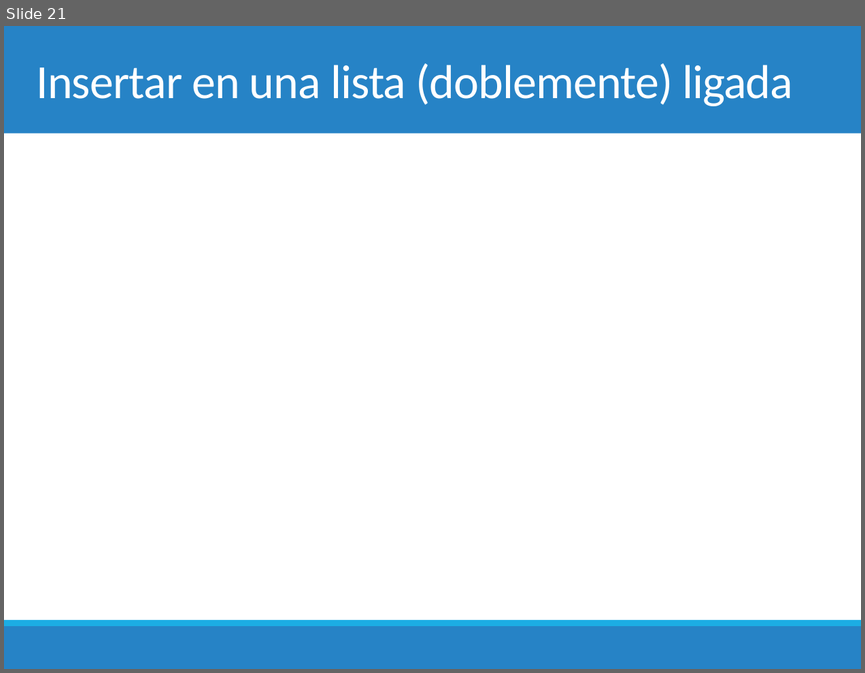
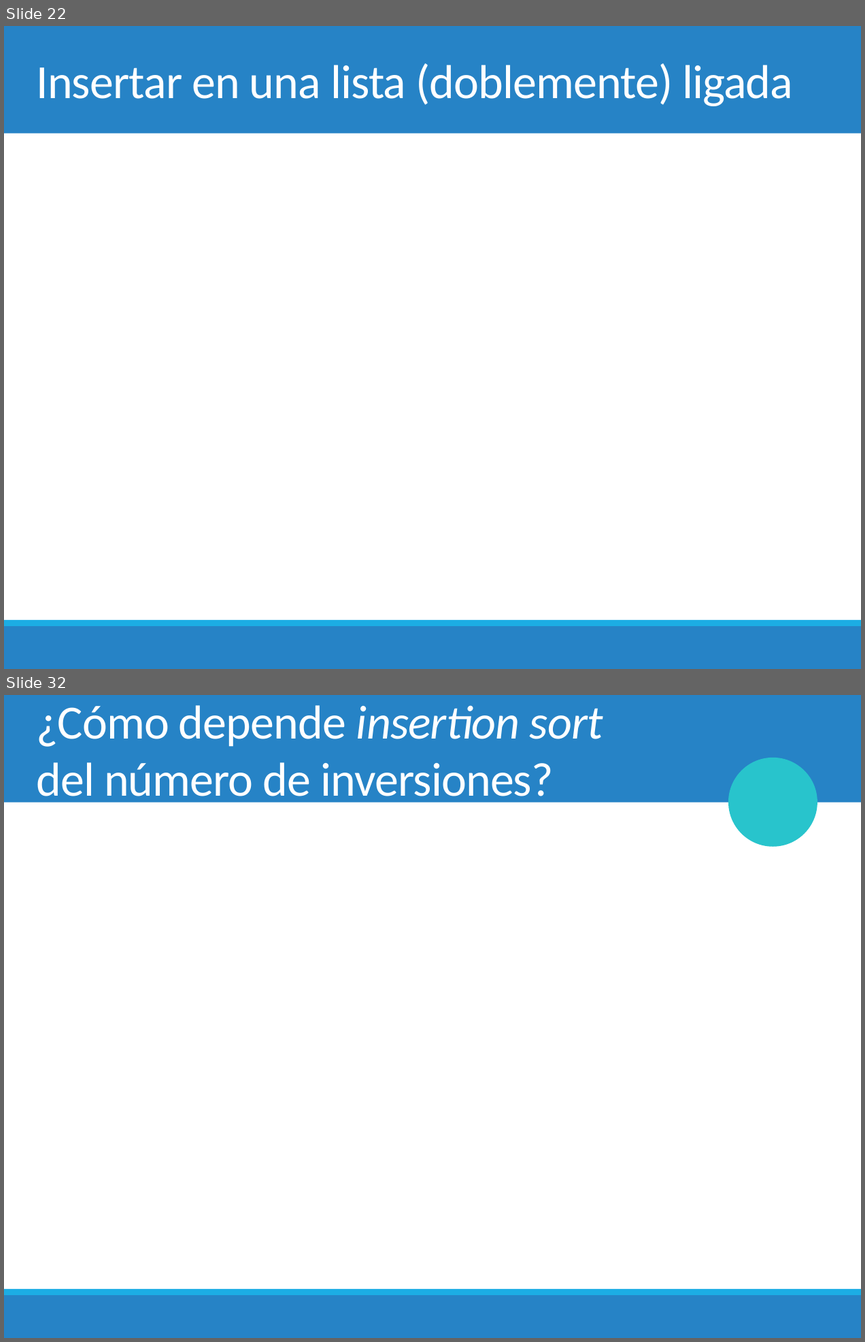
Before and after one commit to chris-carstens/2020-2, a slide deck: Clases/01 - Selection & Insertion sort/01. Selection & Insertion sort.pptx. Shown one above the other, each under a label of ours: slide 21 before the commit, slides 22 and 32 after it; the slides between them are not shown. The pictures are 865x673 and 865x1342 pixels, drawn with LibreOffice and Linux fonts; fonts in the diff are those of the drawing; grey boxes stand for pictures; background and template pictures are left out. Boxes give left, top, right and bottom in pixels: in the first picture for what was removed or moved away, otherwise in the second. Text is boxed around its words. In the diff, an @@ line names an element or a change of style, - is before the commit and + after.

Commit message:
Selection sort

```diff
--- a/Clases/01 - Selection & Insertion sort/01. Selection & Insertion sort.pptx
+++ b/Clases/01 - Selection & Insertion sort/01. Selection & Insertion sort.pptx
@@ slide 32 added at [4, 695, 861, 1338], background #FFFFFF; not listed: 3 template elements that a slide beside it also shows @@
@@ title added at [36, 705, 603, 807], 40 pt, text #FFFFFF @@
+¿Cómo depende insertion sort
+del número de inversiones?
@@ ellipse added at [730, 758, 816, 845], fill #28C4CC, outline #28C4CC 2 pt @@
@@ what was slide 21 is now slide 22 @@
```
Also in this commit, not shown: 3 slides changed, 15 other slides added, 1 other file.
